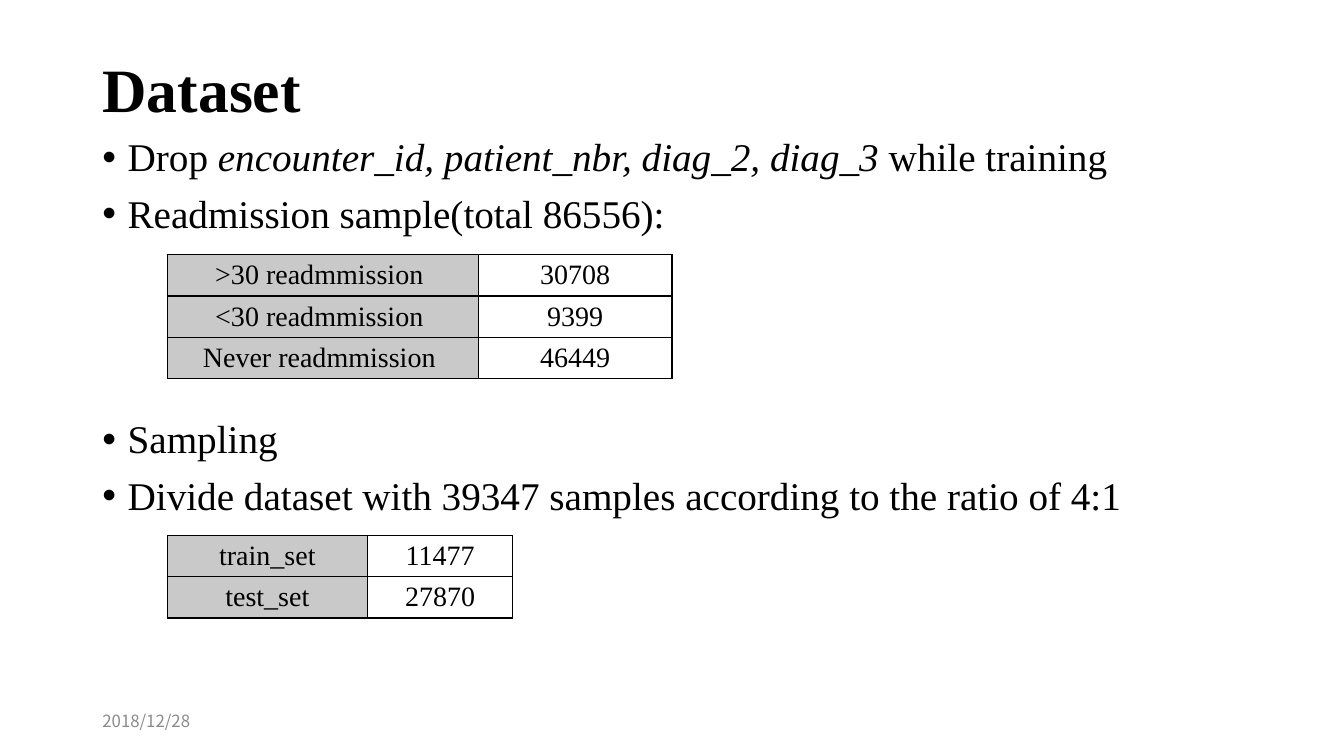
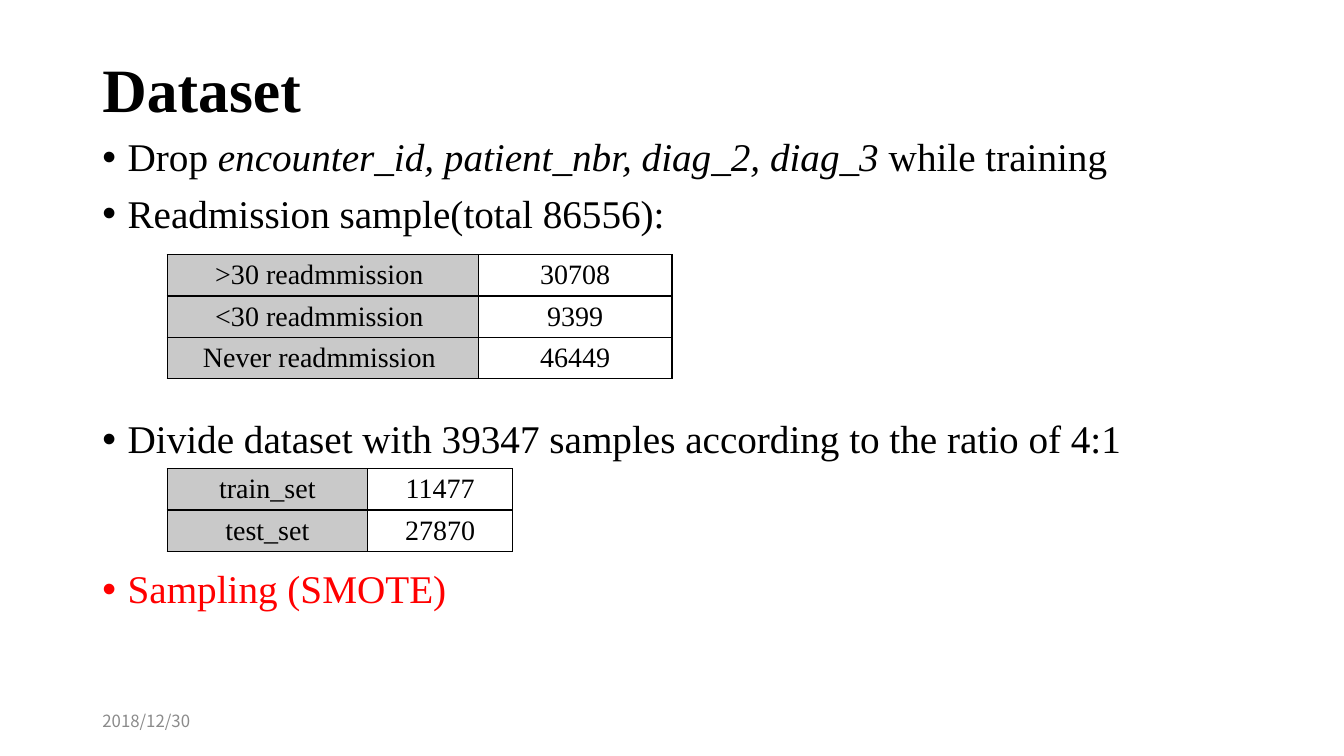
Before and after one commit to freesinger/readmission_prediction, a slide deck: slide 5 of Readmission Predicition.pptx. Drawn at 1344x756 pixels with LibreOffice and Linux fonts; fonts in the diff are those of the drawing. Boxes give left, top, right and bottom in pixels: in the first picture for what was removed or moved away, otherwise in the second. Text is boxed around its words. In the diff, an @@ line names an element or a change of style, - is before the commit and + after.

```diff
--- a/Readmission Predicition.pptx
+++ b/Readmission Predicition.pptx
@@ text at <box>128,425,278,461</box>: paragraph removed @@
-• Sampling
@@ table: place and size @@
-table at <box>167,535,513,623</box>
+table at <box>167,469,513,557</box>
@@ text at <box>128,575,446,611</box>: paragraph added @@
+• Sampling (SMOTE)
@@ text at <box>102,714,190,730</box>: text changed @@
-2018/12/28
+2018/12/30
```
Also in this commit, not shown: 8 other slides changed, 9 other files.
